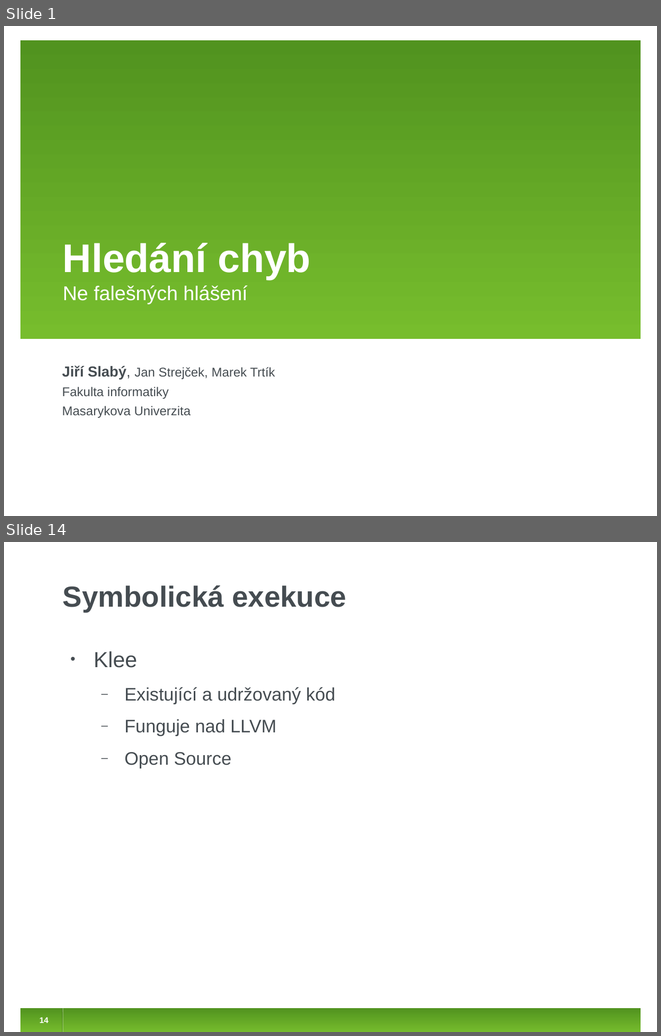
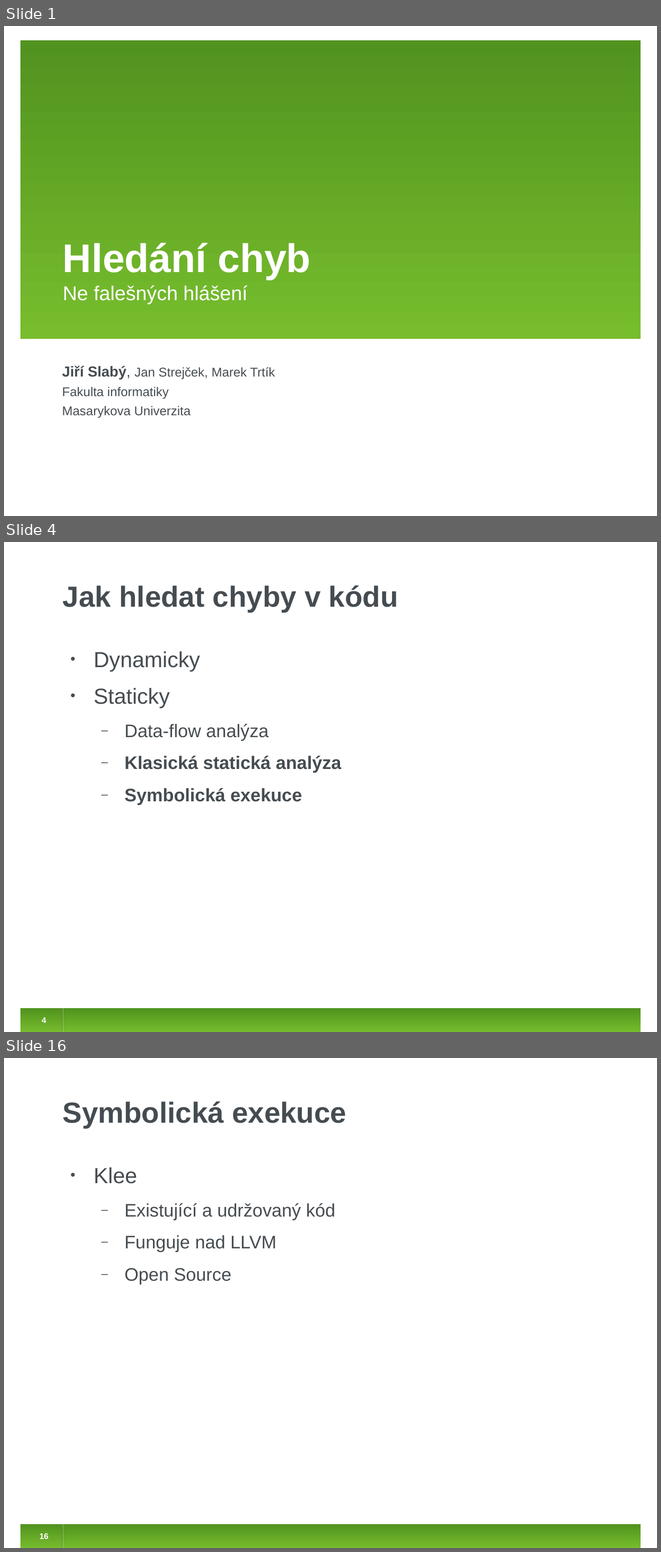
Before and after one commit to jirislaby/writings, a slide deck: presentations/stanse_prase.odp. Shown one above the other, each under a label of ours: slides 1 and 14 before the commit, slides 1, 4 and 16 after it; the slides between them are not shown. The pictures are 661x1036 and 661x1552 pixels, drawn with LibreOffice and Linux fonts; fonts in the diff are those of the drawing. Boxes give left, top, right and bottom in pixels: in the first picture for what was removed or moved away, otherwise in the second. Text is boxed around its words. In the diff, an @@ line names an element or a change of style, - is before the commit and + after.

```diff
--- a/presentations/stanse_prase.odp
+++ b/presentations/stanse_prase.odp
@@ slide 4 added at [4,542,657,1032], background #FFFFFF; not listed: 4 template elements that a slide beside it also shows @@
@@ title added at [63,585,398,612], 32 pt, text #454C51, bold @@
+Jak hledat chyby v kódu
@@ text added at [94,651,342,805], 20 pt, text #454C51, bold @@
+• Dynamicky
+• Staticky
+  ‒ Data-flow analýza
+  ‒ Klasická statická analýza
+  ‒ Symbolická exekuce
@@ what was slide 14 is now slide 16 @@
@@ page number at [40,1533,49,1539]: text changed @@
-14
+16
```
Also in this commit, not shown: 10 slides changed, 4 other slides added, 3 slides removed.
